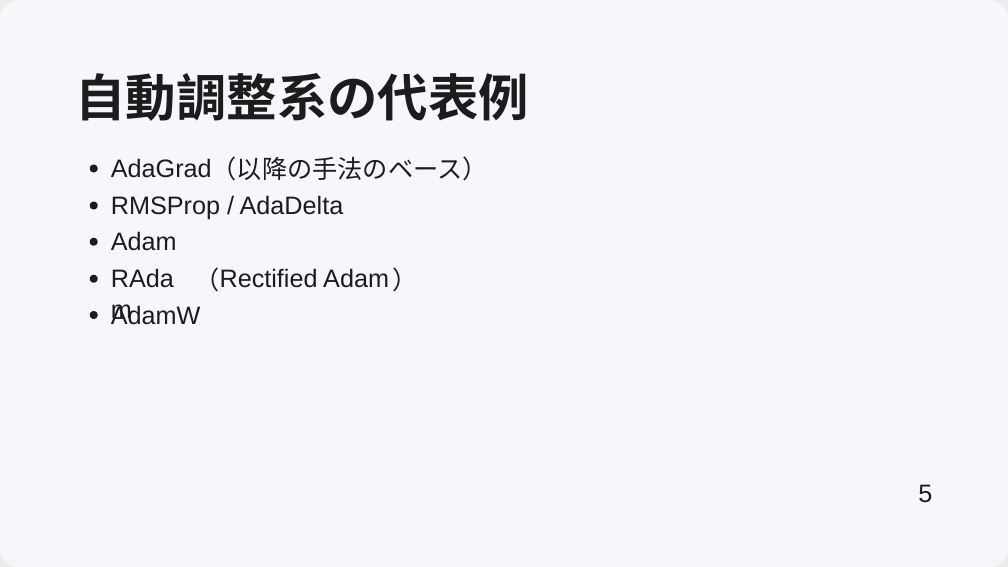
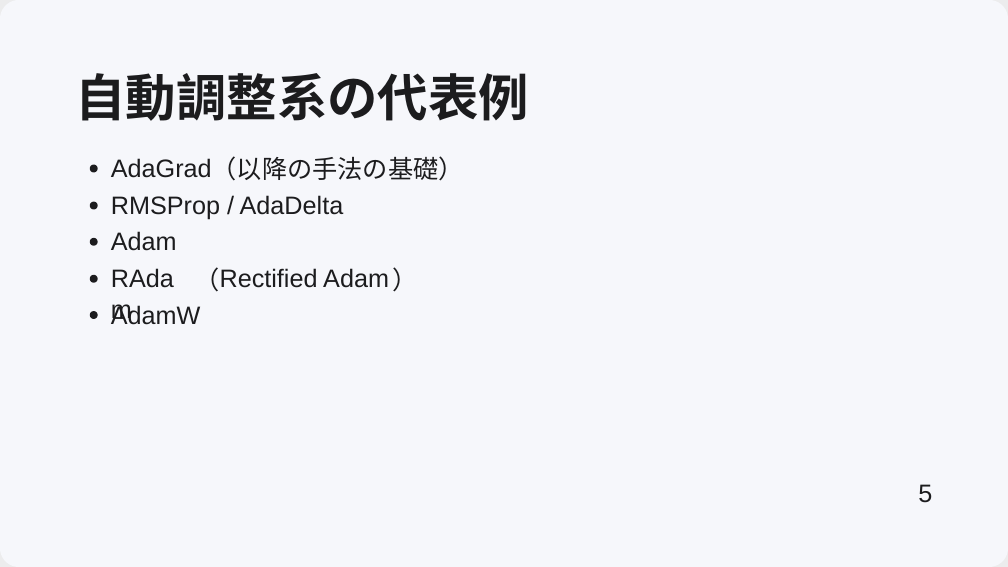
Before and after one commit to frinfo702/slides, a slide deck: slide 5 of nishikawa-lab/pptx/20251010_presentation.pptx. Drawn at 1008x567 pixels with LibreOffice and Linux fonts; fonts in the diff are those of the drawing; background and template pictures are left out. Boxes give left, top, right and bottom in pixels: in the first picture for what was removed or moved away, otherwise in the second. Text is boxed around its words. In the diff, an @@ line names an element or a change of style, - is before the commit and + after.

```diff
--- a/nishikawa-lab/pptx/20251010_presentation.pptx
+++ b/nishikawa-lab/pptx/20251010_presentation.pptx
@@ text at bbox=[212, 156, 464, 181]: text changed @@
-（以降の⼿法のベース）
+（以降の⼿法の基礎）
```
Also in this commit, not shown: 11 other slides changed, 4 slides added, 3 slides removed, 8 other files.
